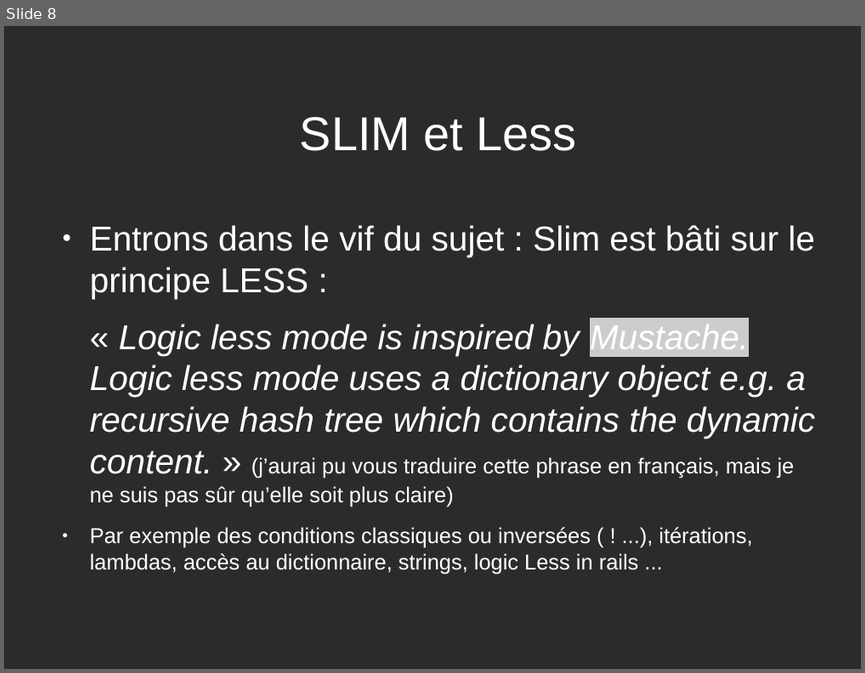
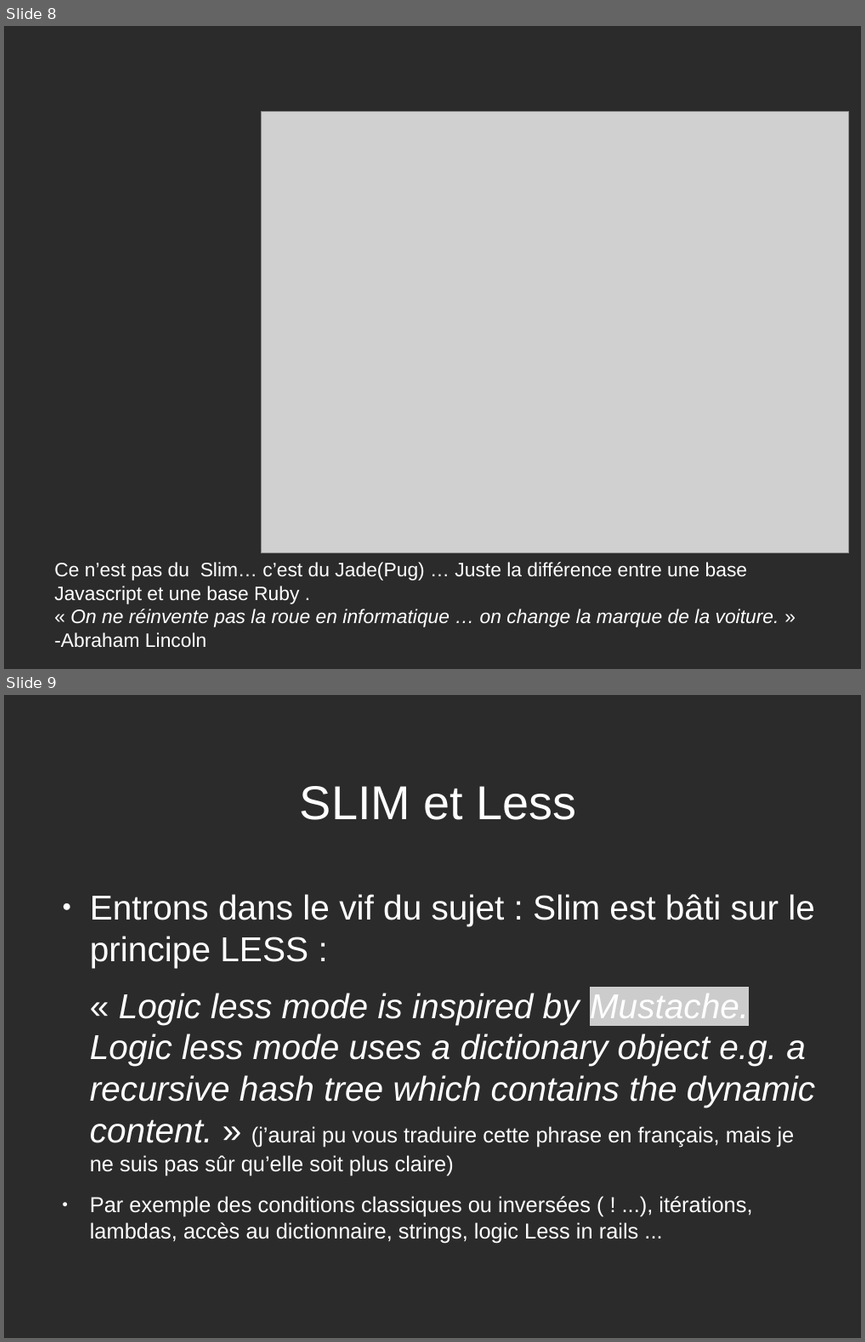
Before and after one commit to PatdeMessac/slim, a slide deck: SLIM_a_rigorous_presentation.odp. Shown one above the other, each under a label of ours: slide 8 before the commit, slides 8 and 9 after it. The pictures are 865x673 and 865x1342 pixels, drawn with LibreOffice and Linux fonts; fonts in the diff are those of the drawing; grey boxes stand for pictures; background and template pictures are left out; a plain dark background stands for a picture behind light text. Boxes give left, top, right and bottom in pixels: in the first picture for what was removed or moved away, otherwise in the second. Text is boxed around its words. In the diff, an @@ line names an element or a change of style, - is before the commit and + after.

```diff
--- a/SLIM_a_rigorous_presentation.odp
+++ b/SLIM_a_rigorous_presentation.odp
@@ slide 8 added at box(4, 26, 861, 669), background picture (left out) @@
@@ picture added at box(262, 112, 849, 552) @@
@@ text added at box(54, 562, 779, 647), 18 pt, text #FFFFFF @@
+Ce n’est pas du Slim… c’est du Jade(Pug) … Juste la différence entre une base Javascript et une base Ruby .
+« On ne réinvente pas la roue en informatique … on change la marque de la voiture. » -Abraham Lincoln
@@ what was slide 8 is now slide 9 @@
```
Also in this commit, not shown: 6 slides changed, 6 other slides added, 4 slides removed, 1 other file.
